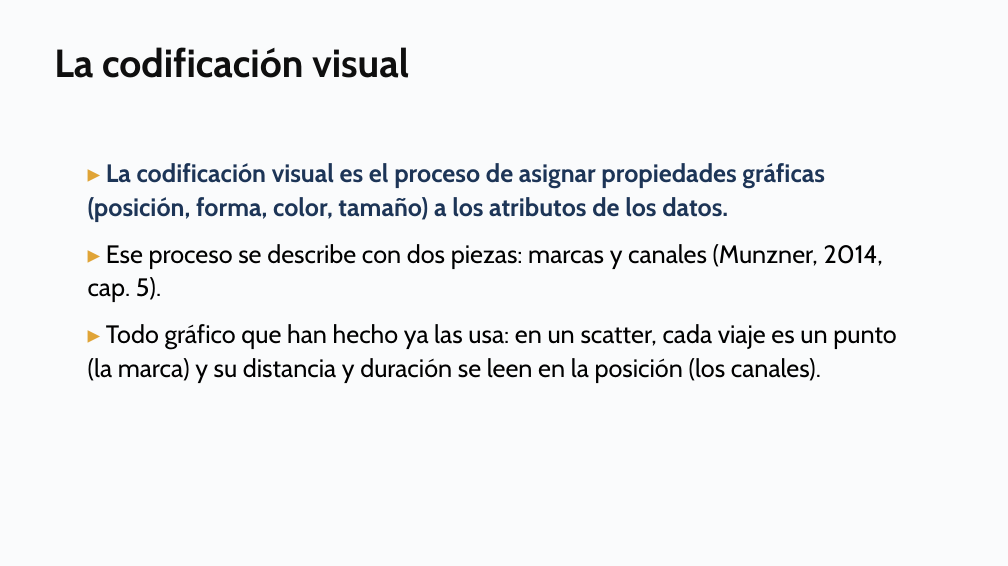
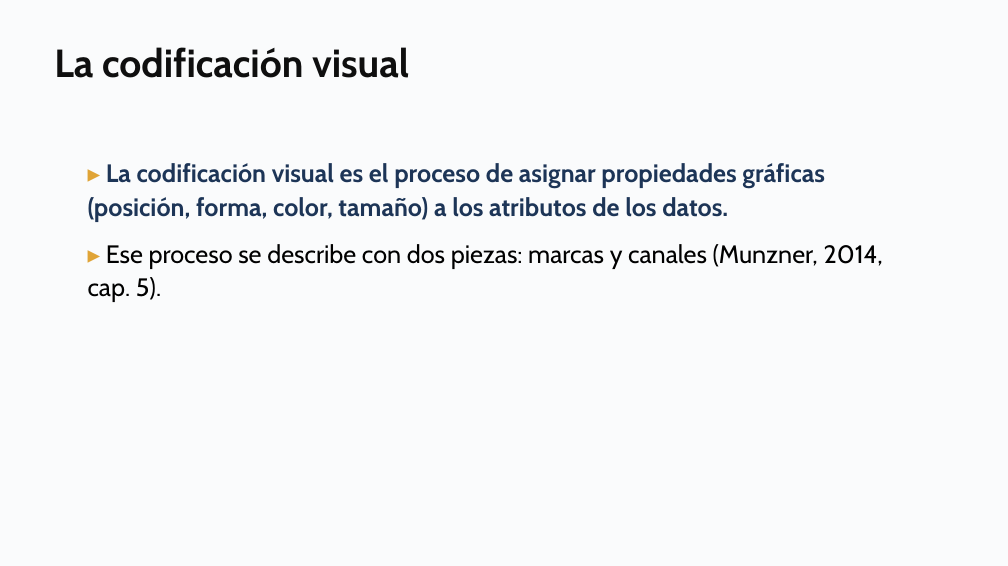
Before and after one commit to daniopitz/cienciadatos, a slide deck: slide 4 of presentaciones/clase03_visualizacion_eda.pptx. Drawn at 1008x566 pixels with LibreOffice and Linux fonts; fonts in the diff are those of the drawing. Boxes give left, top, right and bottom in pixels: in the first picture for what was removed or moved away, otherwise in the second. Text is boxed around its words. In the diff, an @@ line names an element or a change of style, - is before the commit and + after.

```diff
--- a/presentaciones/clase03_visualizacion_eda.pptx
+++ b/presentaciones/clase03_visualizacion_eda.pptx
@@ text at <box>88,324,896,383</box>: paragraph removed @@
-▸ Todo gráfico que han hecho ya las usa: en un scatter, cada viaje es un punto (la marca) y su distancia y duración se leen en la posición (los canales).
```
Also in this commit, not shown: 1 other file.
